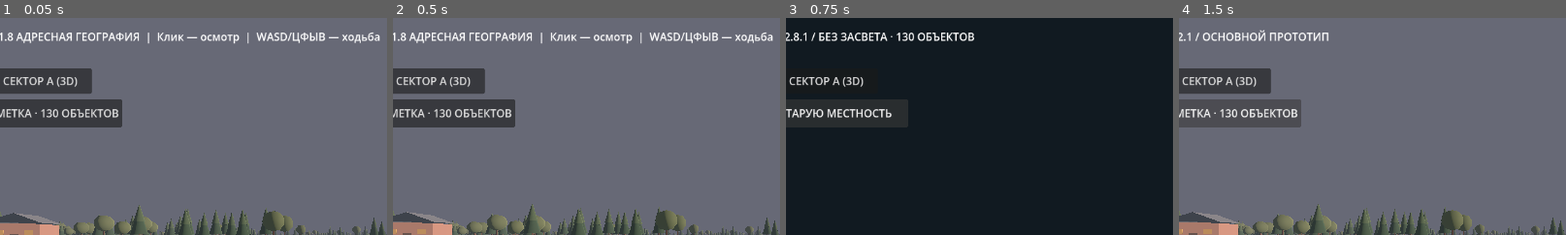
Above: before the commit, frames 1-4 (left to right).
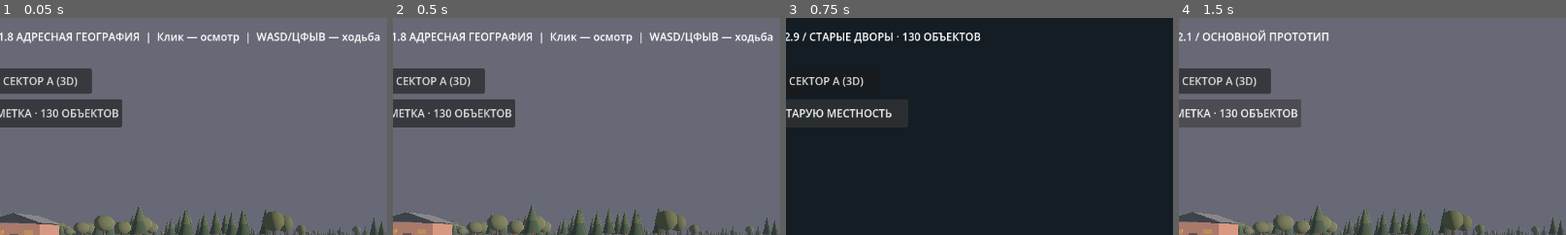
Above: after the commit, the same moments.

Repository: blacklambcult/chernozerye
Game: Godot game, scene res://main.tscn
Same seed, same stepped clock (60 frames per second), same inputs: the game is played once before the commit and once after it.
Inputs:
- Up to frame 1 (0.05 s): no input
- Up to frame 2 (0.5 s): no input
- Up to frame 3 (0.75 s): click "РУЧНАЯ РАЗМЕТКА · 130 ОБЪЕКТОВ" at 0.5 s
- Up to frame 4 (1.5 s): click "ВЕРНУТЬ СТАРУЮ МЕСТНОСТЬ" at 1.25 s
The pictures show only the part of the screen within x 11-61%, y 0-50%; the shares and areas given below are measured in that part.

Frames 1-2 are identical in both runs. In frame 3, 1.3% of the frame differs, in the area x 2-51%, y 6-12%; in frame 4, nothing differs.

Commit message:
feat: dusk visibility and weathered village details (Chernozerye 2.9)

Diff:
--- a/godot/manual_art.gd
+++ b/godot/manual_art.gd
@@ -33,6 +33,9 @@
 var _road_count := 0
 var _feature_house_center := Vector2(INF, INF)
 var _feature_house_distance := INF
+var _building_polygons: Array[PackedVector2Array] = []
+var _plot_props_count := 0
+var _canopy_count := 0
 
 func decorate(features: Array) -> void:
     _rng.seed = 19960918
@@ -40,10 +43,16 @@
     # This is a visual showcase, not an invented new geographic footprint.
     var player_spawn_2d := Vector2(-789.7, 268.6)
     for item in features:
-        if not item is Dictionary or str(item.get("type", "")) != "house":
+        if not item is Dictionary:
+            continue
+        var kind: String = str(item.get("type", ""))
+        if kind not in ["house", "sauna", "shed"]:
             continue
         var points := _local_points(item.get("points", []))
         if points.size() < 3:
+            continue
+        _building_polygons.append(points)
+        if kind != "house":
             continue
         var centroid := Vector2.ZERO
         for p in points:
@@ -85,6 +94,8 @@
     _create_forest_assets()
     print("MANUAL_ART_READY: buildings=", _building_count,
         " plots=", _fence_count, " roads=", _road_count, " lamps=", _lights_placed)
+    print("MANUAL_VILLAGE_DETAIL_READY: canopies=", _canopy_count,
+        " plot_props=", _plot_props_count, " crooked_fences=", _fence_count)
 
 func _local_points(raw: Array) -> PackedVector2Array:
     var points := PackedVector2Array()
@@ -231,6 +242,7 @@
         "lamp": Color("#df9c52"),
         "trim": Color("#596363"),
         "rust": Color("#604039"),
+        "awning": Color("#343433"),
         "pole": Color("#413b35"),
         "crossarm": Color("#343531")
     }
@@ -386,7 +398,33 @@
         category + " / pixel-wood")
     _decorate_roof(points, category, walls_height, roof_tex, index)
     if category == "house":
+        if index % 4 == 2 and points[front_index].distance_to(points[(front_index + 1) % points.size()]) > 4.8:
+            var start: Vector2 = points[front_index]
+            var finish: Vector2 = points[(front_index + 1) % points.size()]
+            var facade := finish - start
+            var outward := Vector2(facade.y, -facade.x).normalized()
+            if signed < 0.0:
+                outward *= -1.0
+            _decorate_entry_canopy(start, finish, Vector3(outward.x, 0.0, -outward.y))
         _decorate_showcase_yard(points, front_index)
+
+func _decorate_entry_canopy(a: Vector2, b: Vector2, outward: Vector3) -> void:
+    # A crooked sheet-metal porch awning for selected *real* house outlines.
+    # Visual-only, projects less than one metre: no extra houses or map edits.
+    var line := _pt(b, 0.0) - _pt(a, 0.0)
+    if line.length_squared() < 0.1:
+        return
+    var tangent := line.normalized()
+    var back := _pt((a + b) * 0.5, 2.71) + outward * 0.18
+    var front := back + outward * 0.90 + Vector3.DOWN * 0.22
+    _batch_quad("awning", back - tangent * 1.12, back + tangent * 1.12,
+        front + tangent * 1.08, front - tangent * 1.08)
+    # Bent posts are a small silhouette cue; avoid extra light sources.
+    _batch_box("porch", front - tangent * 1.00 + Vector3.DOWN * 0.48,
+        Vector3(0.10, 0.95, 0.10))
+    _batch_box("porch", front + tangent * 1.00 + Vector3.DOWN * 0.48,
+        Vector3(0.10, 0.95, 0.10))
+    _canopy_count += 1
 
 func _decorate_showcase_yard(points: PackedVector2Array, front_edge: int) -> void:
     # Only a single actual surveyed house near spawn receives the atmospheric micro-scene.
@@ -515,6 +553,22 @@
 func _append_box_to(verts: PackedVector3Array, center: Vector3, size: Vector3) -> void:
     _box_faces(verts, center, size)
 
+func _append_crooked_post(verts: PackedVector3Array, p: Vector2,
+        height: float, tilt: Vector2) -> void:
+    # Eight vertices make the whole post lean, rather than sliding an upright box.
+    var foot := _pt(p, 0.12)
+    var head := _pt(p + tilt, 0.12 + height)
+    var xx := Vector3(0.085, 0.0, 0.0)
+    var zz := Vector3(0.0, 0.0, 0.085)
+    var corners := [
+        foot - xx - zz, foot + xx - zz, foot + xx + zz, foot - xx + zz,
+        head - xx - zz, head + xx - zz, head + xx + zz, head - xx + zz
+    ]
+    for face in [[0, 1, 5, 4], [1, 2, 6, 5], [2, 3, 7, 6],
+            [3, 0, 4, 7], [4, 5, 6, 7], [3, 2, 1, 0]]:
+        _push_tri(verts, corners[face[0]], corners[face[1]], corners[face[2]])
+        _push_tri(verts, corners[face[0]], corners[face[2]], corners[face[3]])
+
 func _fence_edge(a: Vector2, b: Vector2, gate_center: bool) -> void:
     var length := a.distance_to(b)
     if length < 0.35:
@@ -531,10 +585,15 @@
         var dist := length * t
         if gate_center and dist >= gate_a and dist <= gate_b:
             continue
+        # Missing posts and subtly different heights break up perfect suburban grids.
+        if _fence_count % 5 == 2 and (i * 11 + _fence_count) % 17 == 0:
+            continue
         var p := a.lerp(b, t)
-        var leaning := 0.05 * sin(float(i * 19))
-        _append_box_to(_fence_posts, _pt(p, 0.82) + Vector3(leaning, 0, 0),
-            Vector3(0.16, 1.58, 0.16))
+        var h := 1.40 + 0.25 * sin(float(i * 13 + _fence_count * 7))
+        var tilt := Vector2(
+            0.20 * sin(float(i * 19 + _fence_count)),
+            0.15 * cos(float(i * 17 + _fence_count * 3)))
+        _append_crooked_post(_fence_posts, p, h, tilt)
     for i in range(count):
         var from_dist := length * float(i) / float(count)
         var to_dist := length * float(i + 1) / float(count)
@@ -544,7 +603,7 @@
         var start := a + tang * from_dist
         var finish := a + tang * to_dist
         # Some plots have an irregular full picket fence; others keep the old open rails.
-        if _fence_count % 4 == 1:
+        if _fence_count % 3 == 1:
             var slat_count := maxi(1, int(ceil((to_dist - from_dist) / 0.74)))
             for j in range(slat_count):
                 if (i * 7 + j * 13 + _fence_count) % 17 == 0:
@@ -564,6 +623,40 @@
             _push_tri(_fence_rails, v0 + toward - down, v1 + toward - down, v1 + toward + down)
             _push_tri(_fence_rails, v0 + toward - down, v1 + toward + down, v0 + toward + down)
 
+func _clear_of_buildings(p: Vector2, gap: float) -> bool:
+    for footprint in _building_polygons:
+        if Geometry2D.is_point_in_polygon(p, footprint):
+            return false
+        for i in range(footprint.size()):
+            var q := Geometry2D.get_closest_point_to_segment(p,
+                footprint[i], footprint[(i + 1) % footprint.size()])
+            if p.distance_to(q) < gap:
+                return false
+    return true
+
+func _decorate_plot_props(points: PackedVector2Array) -> void:
+    # Place one small deterministic cluster in some surveyed plot polygons only.
+    var center := Vector2.ZERO
+    for p in points:
+        center += p
+    center /= float(points.size())
+    for dx in [-7.0, -3.5, 0.0, 3.5, 7.0]:
+        for dy in [-5.0, -1.5, 2.0, 5.5]:
+            var p: Vector2 = center + Vector2(dx, dy)
+            if not Geometry2D.is_point_in_polygon(p, points):
+                continue
+            if _nearest_road_distance(p) < 6.5 or not _clear_of_buildings(p, 2.6):
+                continue
+            # Rusty drum and stacked firewood, scaled to village yards.
+            _batch_box("rust", _pt(p, 0.60), Vector3(0.70, 1.05, 0.70))
+            for n in range(3):
+                var firewood := p + Vector2(1.10 + float(n % 2) * 0.4, 0.3 * float(n))
+                if Geometry2D.is_point_in_polygon(firewood, points) and _clear_of_buildings(firewood, 1.8):
+                    _batch_box("porch", _pt(firewood, 0.18 + float(n) * 0.17),
+                        Vector3(0.85, 0.22, 0.32))
+            _plot_props_count += 1
+            return
+
 func _decorate_fence(points: PackedVector2Array) -> void:
     if points.size() < 3:
         return
@@ -578,15 +671,7 @@
     for i in range(points.size()):
         _fence_edge(points[i], points[(i + 1) % points.size()], i == gate_edge)
     if _fence_count % 3 == 0:
-        var centroid := Vector2.ZERO
-        for point in points:
-            centroid += point
-        centroid /= float(points.size())
-        if Geometry2D.is_point_in_polygon(centroid, points) and _nearest_road_distance(centroid) > 5.0:
-            for i in range(3):
-                var offset := Vector2(float(i) * 0.72, float(i % 2) * 0.46)
-                _append_box_to(_yard_details, _pt(centroid + offset, 0.23),
-                    Vector3(0.55, 0.45, 0.5))
+        _decorate_plot_props(points)
 
 func _decorate_road(points: PackedVector2Array) -> void:
     if points.size() < 2:
--- a/godot/world.gd
+++ b/godot/world.gd
@@ -560,17 +560,17 @@
     if _night_environment != null:
         _night_environment.background_mode = Environment.BG_COLOR
         # Godot Compatibility Web: artistic depth fog, not unsupported volumetric fog.
-        _night_environment.background_color = Color("#17232f") if manual_mode else Color("#575b69")
+        _night_environment.background_color = Color("#1b2833") if manual_mode else Color("#575b69")
         _night_environment.ambient_light_source = Environment.AMBIENT_SOURCE_COLOR
         _night_environment.ambient_light_color = Color("#8797a2") if manual_mode else Color("#b0a9a4")
-        _night_environment.ambient_light_energy = 0.36 if manual_mode else 0.82
+        _night_environment.ambient_light_energy = 0.42 if manual_mode else 0.82
         _night_environment.reflected_light_source = Environment.REFLECTION_SOURCE_DISABLED if manual_mode else Environment.REFLECTION_SOURCE_BG
         _night_environment.glow_enabled = false
-        _night_environment.tonemap_exposure = 0.94 if manual_mode else 1.0
+        _night_environment.tonemap_exposure = 0.98 if manual_mode else 1.0
         _night_environment.fog_enabled = true
         _night_environment.fog_mode = Environment.FOG_MODE_DEPTH if manual_mode else Environment.FOG_MODE_EXPONENTIAL
         _night_environment.fog_light_color = Color("#26343f") if manual_mode else Color("#676976")
-        _night_environment.fog_light_energy = 0.32 if manual_mode else 1.0
+        _night_environment.fog_light_energy = 0.36 if manual_mode else 1.0
         _night_environment.fog_sun_scatter = 0.0
         _night_environment.fog_aerial_perspective = 0.0
         _night_environment.fog_density = 0.88 if manual_mode else 0.0018
@@ -580,13 +580,13 @@
         _night_environment.fog_height = 0.8 if manual_mode else 0.0
         _night_environment.fog_height_density = 0.017 if manual_mode else 0.0
     if _sun_light != null:
-        _sun_light.light_energy = 0.31 if manual_mode else 1.05
+        _sun_light.light_energy = 0.35 if manual_mode else 1.05
         _sun_light.light_specular = 0.0
         _sun_light.light_color = Color("#94a4b2") if manual_mode else Color("#f0b69a")
         # The shadow map produced hard triangular streaks across the road and low-poly trees.
         _sun_light.shadow_enabled = not manual_mode
     if manual_mode:
-        print("MANUAL_NO_GLARE_READY: ambient=0.36, moon=0.31, fog_light=0.32, exposure=0.94")
+        print("MANUAL_NO_GLARE_READY: ambient=0.42, moon=0.35, fog_light=0.36, exposure=0.98")
     print("MANUAL_NIGHT_READY: ", manual_mode,
         " fog=", _night_environment.fog_mode if _night_environment != null else "MISSING_ENV",
         " glow=", _night_environment.glow_enabled if _night_environment != null else "MISSING_ENV",
@@ -599,7 +599,7 @@
         if control != null:
             control.visible = not manual_mode
     if is_instance_valid(_status_label):
-        _status_label.text = "ЧЕРНОЗЁРЬЕ 2.8.1 / БЕЗ ЗАСВЕТА · 130 ОБЪЕКТОВ" if manual_mode else "ЧЕРНОЗЁРЬЕ 2.1 / ОСНОВНОЙ ПРОТОТИП"
+        _status_label.text = "ЧЕРНОЗЁРЬЕ 2.9 / СТАРЫЕ ДВОРЫ · 130 ОБЪЕКТОВ" if manual_mode else "ЧЕРНОЗЁРЬЕ 2.1 / ОСНОВНОЙ ПРОТОТИП"
     var character := get_node_or_null("Player") as CharacterBody3D
     if character != null:
         character.velocity = Vector3.ZERO
